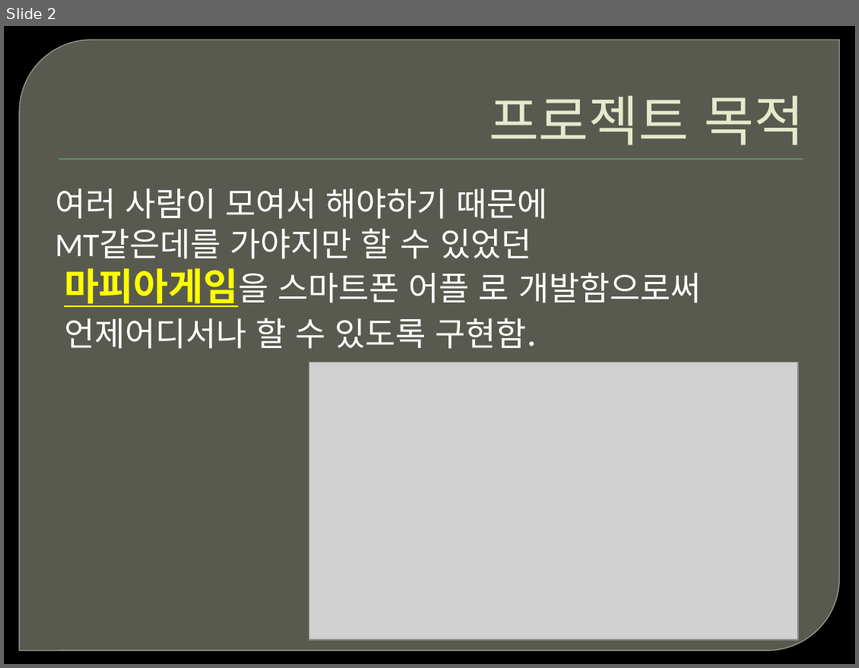
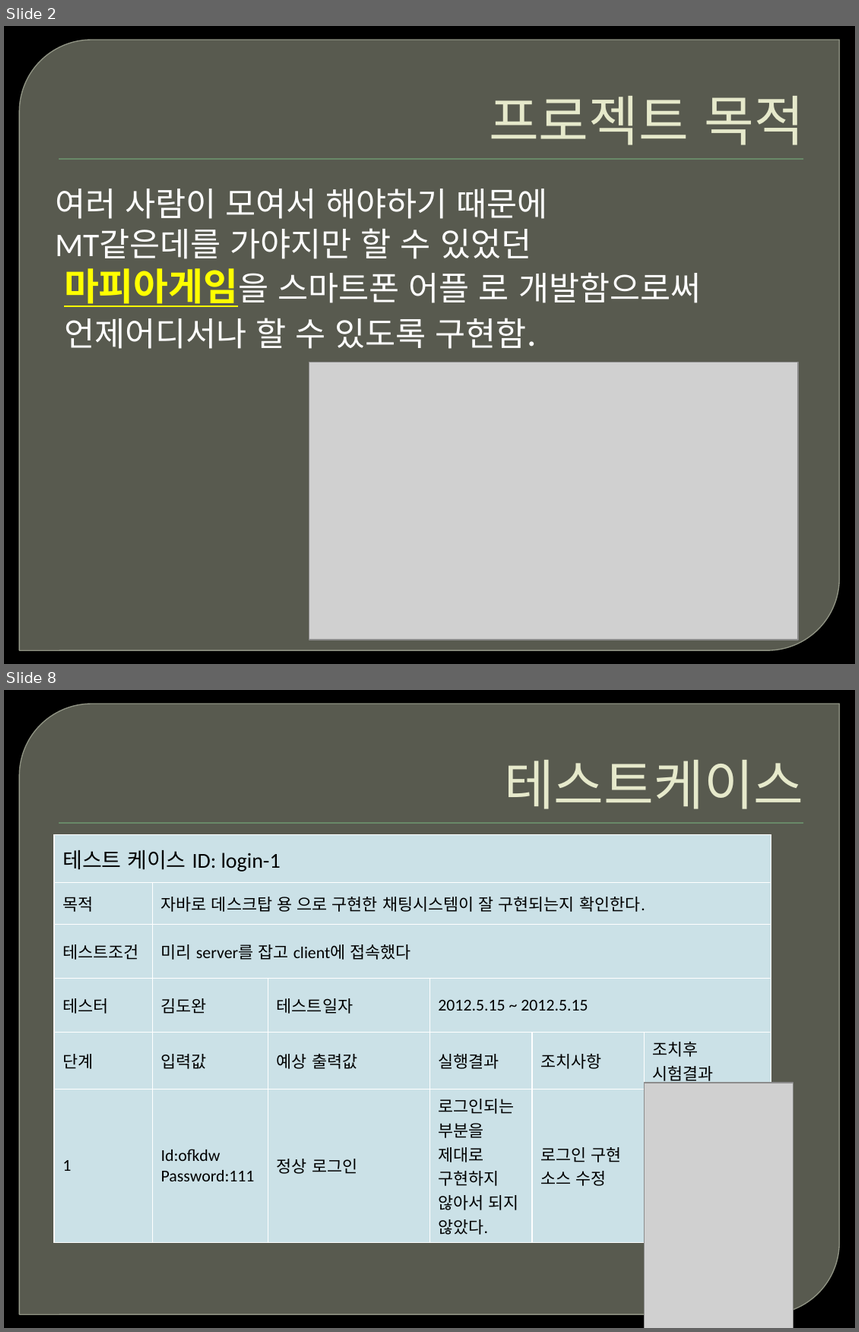
Before and after one commit to ofkdw/DreamWare, a slide deck: Document/final_repote.pptx. Shown one above the other, each under a label of ours: slide 2 before the commit, slides 2 and 8 after it; the slides between them are not shown. The pictures are 859x668 and 859x1332 pixels, drawn with LibreOffice and Linux fonts; fonts in the diff are those of the drawing; grey boxes stand for pictures; background and template pictures are left out. Boxes give left, top, right and bottom in pixels: in the first picture for what was removed or moved away, otherwise in the second. Text is boxed around its words. In the diff, an @@ line names an element or a change of style, - is before the commit and + after.

```diff
--- a/Document/final_repote.pptx
+++ b/Document/final_repote.pptx
@@ slide 8 added at (x1=4, y1=690, x2=855, y2=1328), background picture (left out); not listed: 2 template elements that a slide beside it also shows @@
@@ title added at (x1=504, y1=760, x2=804, y2=809), 46 pt, text #E7EACB @@
+테스트케이스
@@ table added at (x1=54, y1=834, x2=772, y2=1238), 6 rows, 6 columns @@
+테스트 케이스 ID: login-1 |  |  |  |  | 
+목적 | 자바로 데스크탑 용 으로 구현한 채팅시스템이 잘 구현되는지 확인한다. |  |  |  | 
+테스트조건 | 미리 server를 잡고 client에 접속했다 |  |  |  | 
+테스터 | 김도완 | 테스트일자 | 2012.5.15 ~ 2012.5.15 |  | 
+단계 | 입력값 | 예상 출력값 | 실행결과 | 조치사항 | 조치후 시험결과
+1 | Id:ofkdw / Password:111 | 정상 로그인 | 로그인되는 부분을 제대로 구현하지 않아서 되지 않았다. | 로그인 구현 소스 수정 | 
@@ picture added at (x1=644, y1=1083, x2=793, y2=1328) @@
```
Also in this commit, not shown: 8 other slides added, 1 slide removed, 1 other file.
